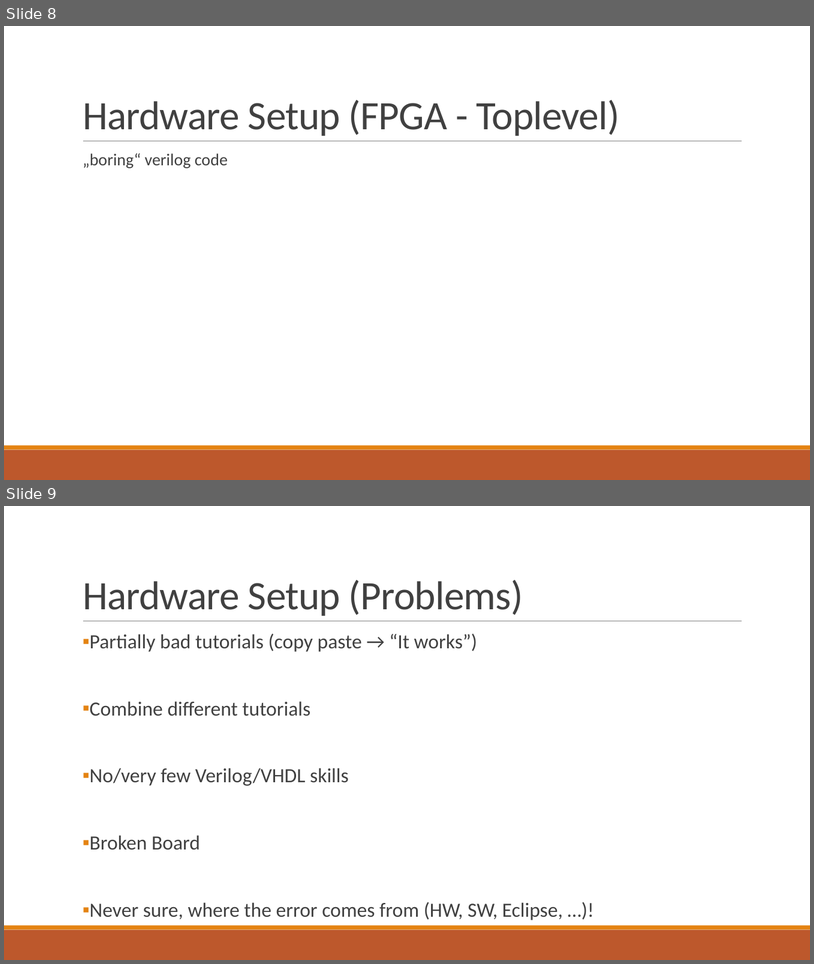
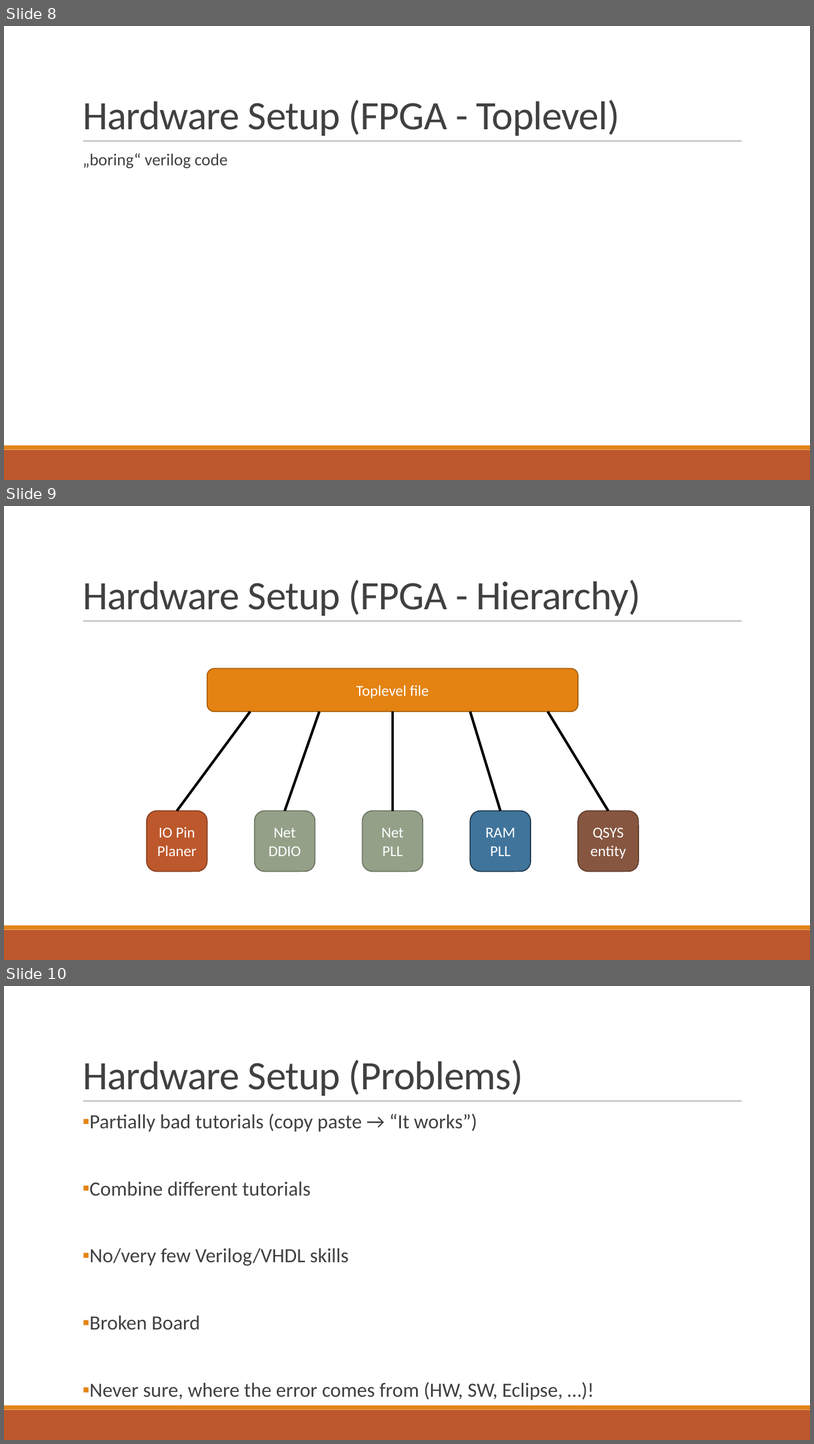
Before and after one commit to fjanssen/Car2X, a slide deck: doc/FinalPresentation.pptx. Shown one above the other, each under a label of ours: slides 8 and 9 before the commit, slides 8, 9 and 10 after it. The pictures are 814x964 and 814x1444 pixels, drawn with LibreOffice and Linux fonts; fonts in the diff are those of the drawing. Boxes give left, top, right and bottom in pixels: in the first picture for what was removed or moved away, otherwise in the second. Text is boxed around its words. In the diff, an @@ line names an element or a change of style, - is before the commit and + after.

```diff
--- a/doc/FinalPresentation.pptx
+++ b/doc/FinalPresentation.pptx
@@ slide 9 added at (x1=4, y1=506, x2=810, y2=960), background #FFFFFF; not listed: 3 template elements that a slide beside it also shows @@
@@ title added at (x1=83, y1=580, x2=641, y2=616), 48 pt, text #404040 @@
+Hardware Setup (FPGA - Hierarchy)
@@ rounded rectangle added at (x1=207, y1=668, x2=579, y2=711), fill #E48312, outline #A9610D 1.25 pt, 18 pt, text #FFFFFF @@
+Toplevel file
@@ line added from (177, 811) to (250, 712), #000000 3 pt @@
@@ line added from (285, 811) to (320, 712), #000000 3 pt @@
@@ line added from (393, 811) to (393, 712), #000000 3 pt @@
@@ line added from (501, 811) to (470, 712), #000000 3 pt @@
@@ line added from (609, 811) to (548, 712), #000000 3 pt @@
@@ rounded rectangle added at (x1=147, y1=811, x2=207, y2=871), fill #BD582C, outline #8C4121 1.25 pt, 18 pt, text #FFFFFF @@
+IO Pin
+Planer
@@ rounded rectangle added at (x1=254, y1=811, x2=315, y2=871), fill #94A088, outline #6D7665 1.25 pt, 18 pt, text #FFFFFF @@
+Net
+DDIO
@@ rounded rectangle added at (x1=363, y1=811, x2=423, y2=871), fill #94A088, outline #6D7665 1.25 pt, 18 pt, text #FFFFFF @@
+Net
+PLL
@@ rounded rectangle added at (x1=470, y1=811, x2=531, y2=871), fill #40749B, outline #203A4E 1.25 pt, 18 pt, text #FFFFFF @@
+RAM
+PLL
@@ rounded rectangle added at (x1=579, y1=811, x2=639, y2=871), fill #865640, outline #63402F 1.25 pt, 18 pt, text #FFFFFF @@
+QSYS
+entity
@@ what was slide 9 is now slide 10 @@
```
Also in this commit, not shown: 1 slide changed, 7 other slides added, 3 slides removed, 2 other files.
